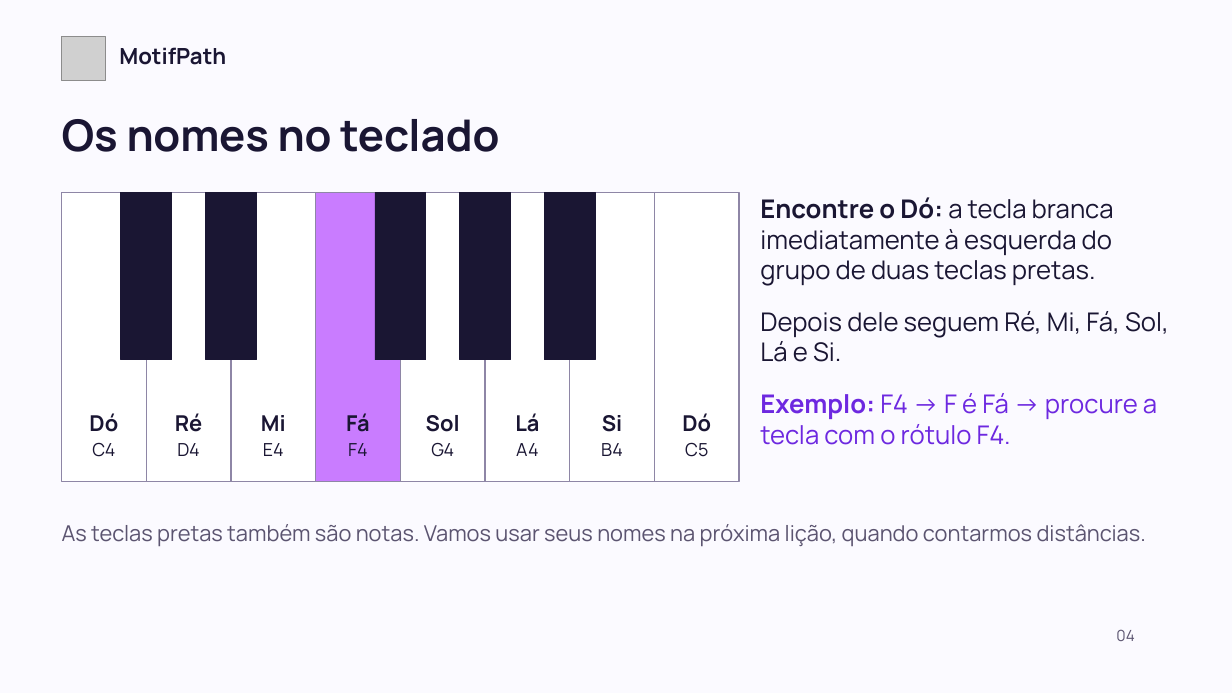
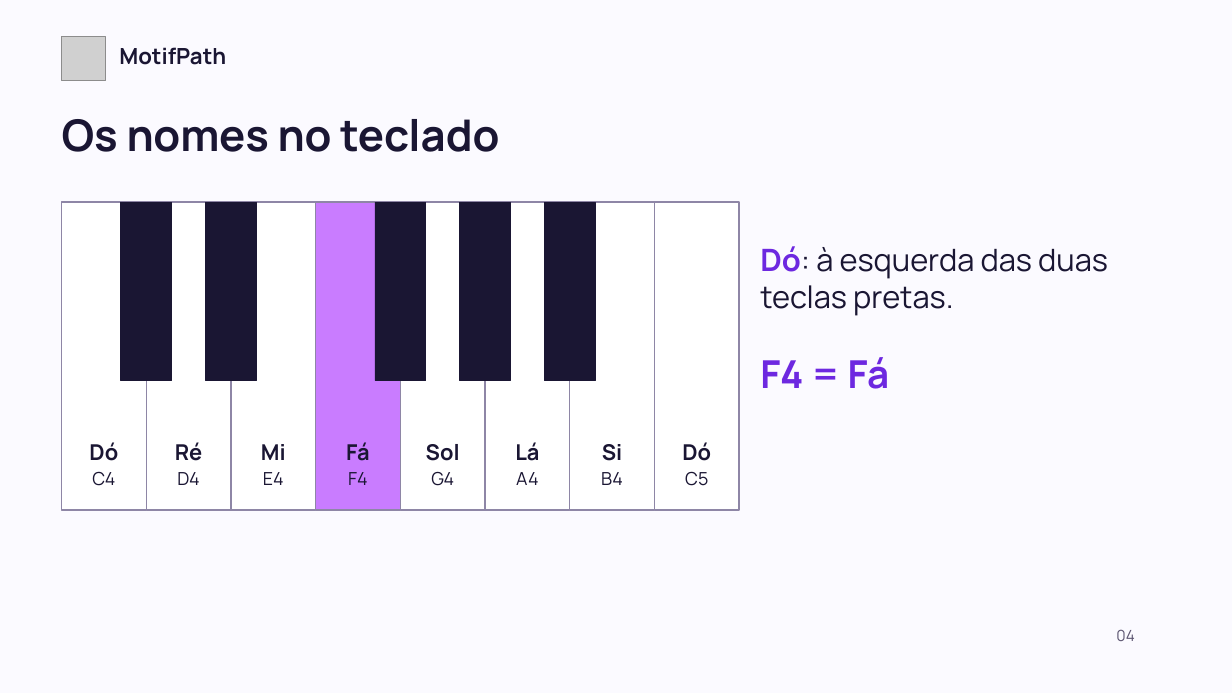
Before and after one commit to motifpath/motifpath-specs, a slide deck: slide 4 of curriculum/content/first-notes/slides/lesson-a.pt-BR.pptx. Drawn at 1232x693 pixels with LibreOffice and Linux fonts; fonts in the diff are those of the drawing; grey boxes stand for pictures. Boxes give left, top, right and bottom in pixels: in the first picture for what was removed or moved away, otherwise in the second. Text is boxed around its words. In the diff, an @@ line names an element or a change of style, - is before the commit and + after.

```diff
--- a/curriculum/content/first-notes/slides/lesson-a.pt-BR.pptx
+++ b/curriculum/content/first-notes/slides/lesson-a.pt-BR.pptx
@@ rectangle: place and size @@
-rectangle at <box>62,192,147,481</box>
+rectangle at <box>62,202,147,510</box>
@@ rectangle: place and size @@
-rectangle at <box>121,192,172,360</box>
+rectangle at <box>121,202,172,381</box>
@@ rectangle: place and size @@
-rectangle at <box>146,192,231,481</box>
+rectangle at <box>146,202,231,510</box>
@@ rectangle: place and size @@
-rectangle at <box>206,192,257,360</box>
+rectangle at <box>206,202,257,381</box>
@@ rectangle: place and size @@
-rectangle at <box>231,192,316,481</box>
+rectangle at <box>231,202,316,510</box>
@@ rectangle: place and size @@
-rectangle at <box>316,192,401,481</box>
+rectangle at <box>316,202,401,510</box>
@@ rectangle: place and size @@
-rectangle at <box>375,192,426,360</box>
+rectangle at <box>375,202,426,381</box>
@@ rectangle: place and size @@
-rectangle at <box>400,192,485,481</box>
+rectangle at <box>400,202,485,510</box>
@@ rectangle: place and size @@
-rectangle at <box>459,192,510,360</box>
+rectangle at <box>459,202,510,381</box>
@@ rectangle: place and size @@
-rectangle at <box>485,192,570,481</box>
+rectangle at <box>485,202,570,510</box>
@@ rectangle: place and size @@
-rectangle at <box>544,192,595,360</box>
+rectangle at <box>544,202,595,381</box>
@@ rectangle: place and size @@
-rectangle at <box>570,192,655,481</box>
+rectangle at <box>570,202,655,510</box>
@@ rectangle: place and size @@
-rectangle at <box>654,192,739,481</box>
+rectangle at <box>654,202,739,510</box>
@@ text at <box>760,246,1108,389</box>: text changed; size 20 to 24 pt @@
-Encontre o Dó: a tecla branca imediatamente à esquerda do grupo de duas teclas pretas.
-Depois dele seguem Ré, Mi, Fá, Sol, Lá e Si.
-Exemplo: F4 → F é Fá → procure a tecla com o rótulo F4.
+Dó: à esquerda das duas teclas pretas.
+F4 = Fá
@@ 16 texts: place and size @@
-16 texts at <box>89,413,711,457</box>
+16 texts at <box>89,442,711,486</box>
@@ text removed at <box>62,524,1146,546</box> @@
-As teclas pretas também são notas. Vamos usar seus nomes na próxima lição, quando contarmos distâncias.
```
Also in this commit, not shown: 9 other slides changed, 5 other files.
